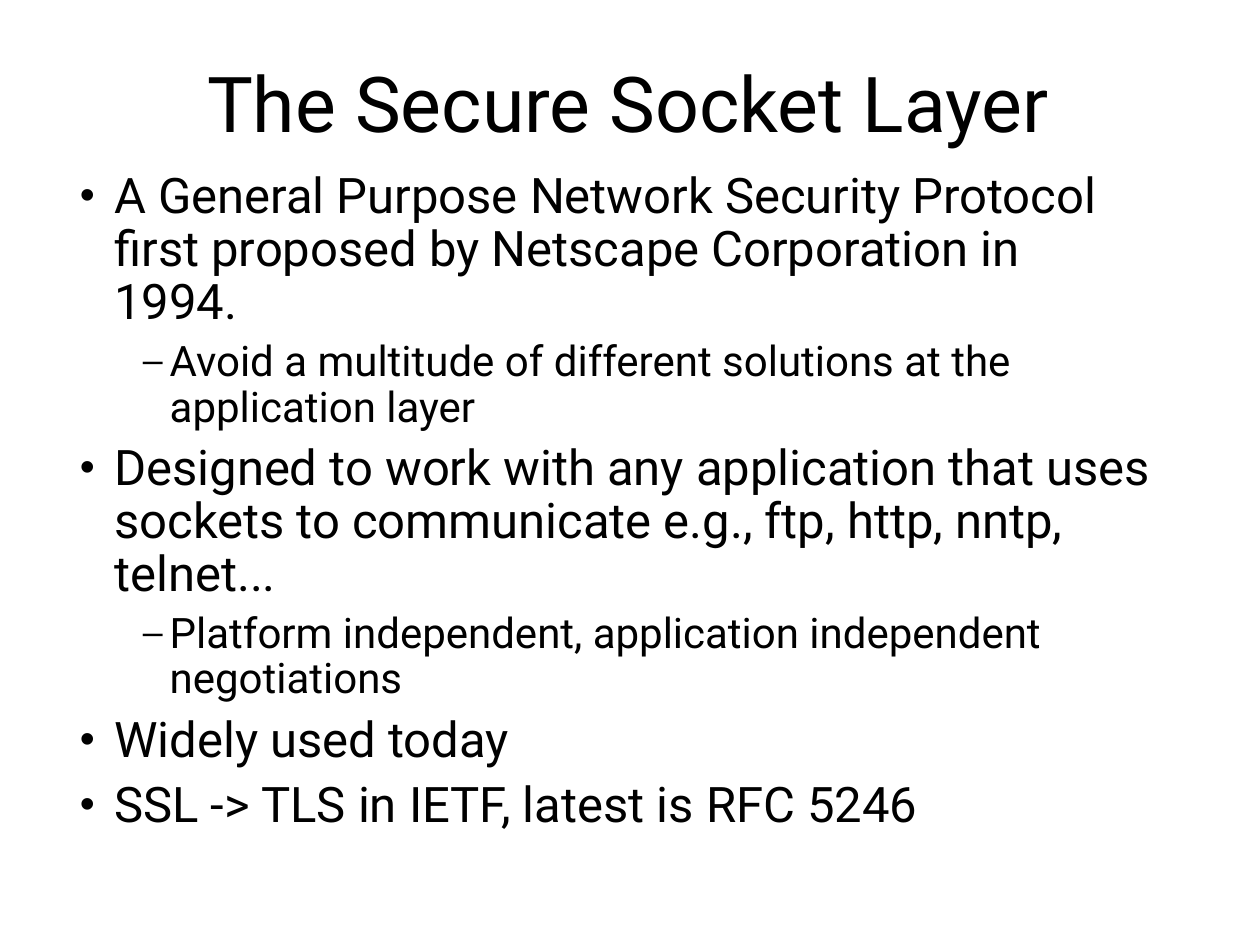
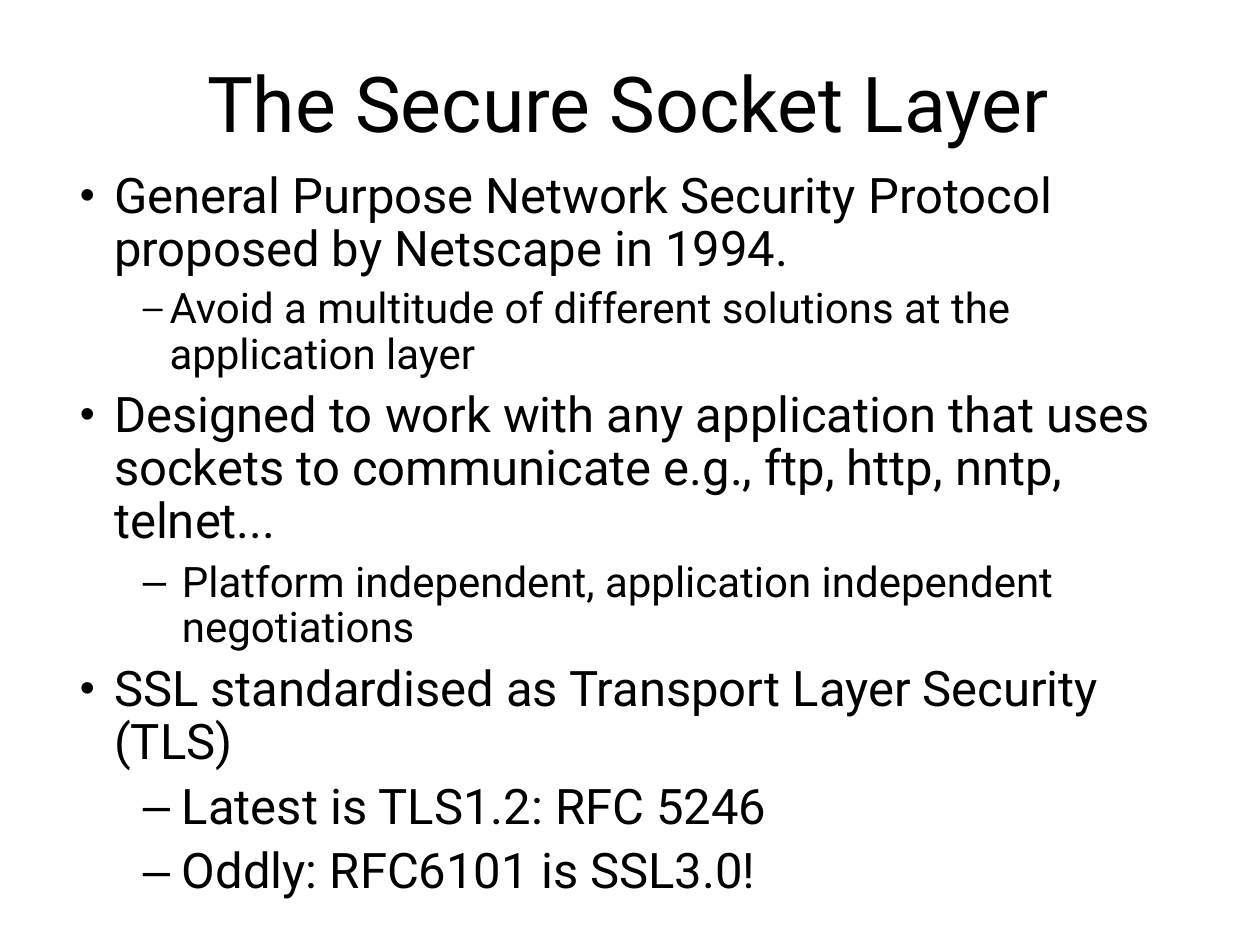
Before and after one commit to sftcd/cs7053, a slide deck: slide 52 of 2016lectures/06-protocols.ppt (slide 50 before the commit). Drawn at 1260x945 pixels with LibreOffice and Linux fonts; fonts in the diff are those of the drawing. Boxes give left, top, right and bottom in pixels: in the first picture for what was removed or moved away, otherwise in the second. Text is boxed around its words. In the diff, an @@ line names an element or a change of style, - is before the commit and + after.

Commit message:
tweaked std protocols deck

```diff
--- a/2016lectures/06-protocols.ppt
+++ b/2016lectures/06-protocols.ppt
@@ text at <box>114,176,1052,277</box>: text changed @@
-• A General Purpose Network Security Protocol first proposed by Netscape Corporation in 1994.
+• General Purpose Network Security Protocol proposed by Netscape in 1994.
@@ text at <box>114,291,1149,651</box>: indent changed; more space between paragraphs @@
@@ text at <box>114,669,1098,899</box>: text changed @@
-• Widely used today
-• SSL -> TLS in IETF, latest is RFC 5246
+• SSL standardised as Transport Layer Security (TLS)
+  – Latest is TLS1.2: RFC 5246
+  – Oddly: RFC6101 is SSL3.0!
```
Also in this commit, not shown: 14 other slides changed, 2 slides added.
